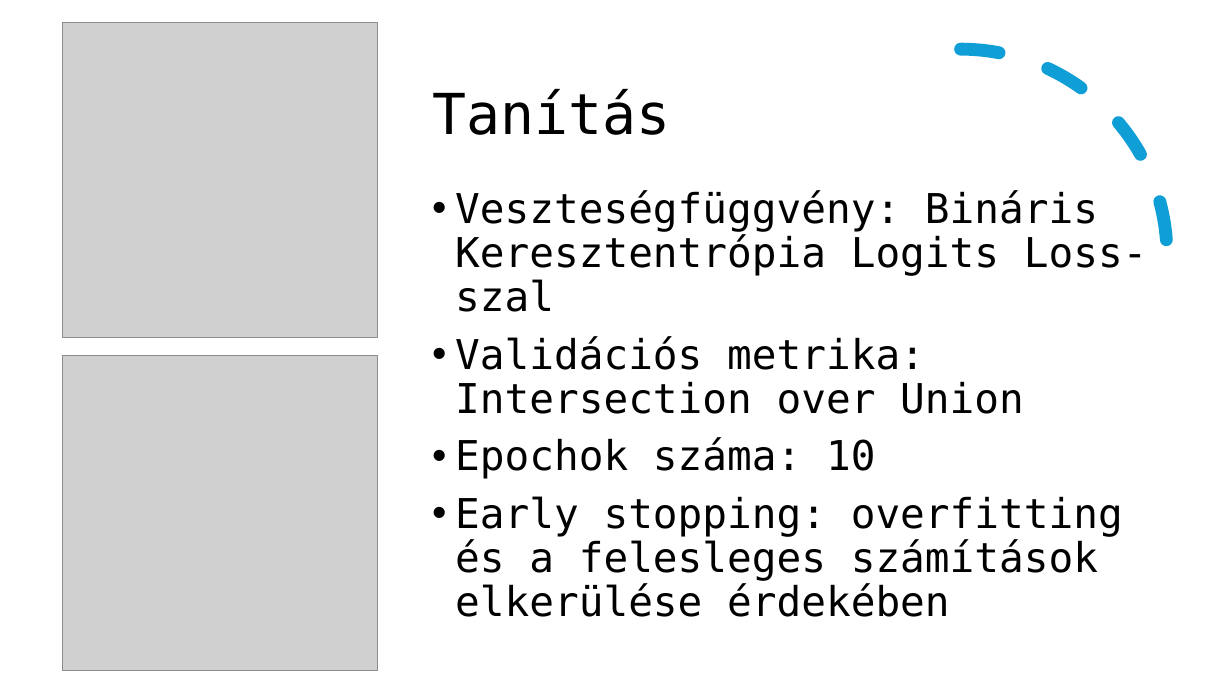
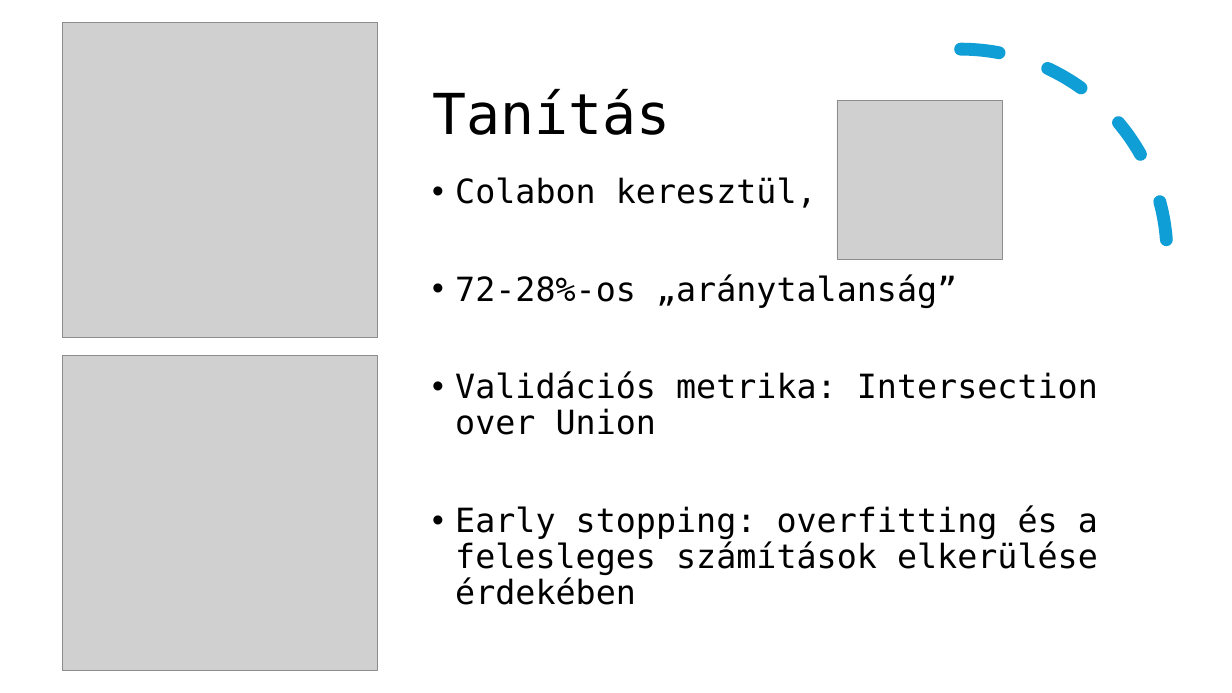
Before and after one commit to istex9/ctr-alt-segmentAnything, a slide deck: slide 5 of Ctrl-Alt-SegmentAnything_prezentacio.pptx. Drawn at 1232x693 pixels with LibreOffice and Linux fonts; fonts in the diff are those of the drawing; grey boxes stand for pictures. Boxes give left, top, right and bottom in pixels: in the first picture for what was removed or moved away, otherwise in the second. Text is boxed around its words. In the diff, an @@ line names an element or a change of style, - is before the commit and + after.

Commit message:
Update presentation

```diff
--- a/Ctrl-Alt-SegmentAnything_prezentacio.pptx
+++ b/Ctrl-Alt-SegmentAnything_prezentacio.pptx
@@ picture added at (837,100,1003,259) @@
@@ text "Colabon keresztül, A100": place and size @@
-text "Colabon keresztül, A100" at (455,190,1148,617)
+text "Colabon keresztül, A100" at (455,176,1098,605)
@@ text at (455,176,957,308): text changed; size 32 to 26 pt @@
-• Veszteségfüggvény: Bináris Keresztentrópia Logits Loss-szal
+• Colabon keresztül, A100
+• 72-28%-os „aránytalanság”
@@ text at (455,371,1098,605): size 32 to 26 pt in "Validációs metrika: Intersection over Union", "Early stopping: overfitting és a felesleges számítások ..." @@
@@ text at (455,437,875,479): paragraph removed @@
-• Epochok száma: 10
```
Also in this commit, not shown: 4 other slides changed.
